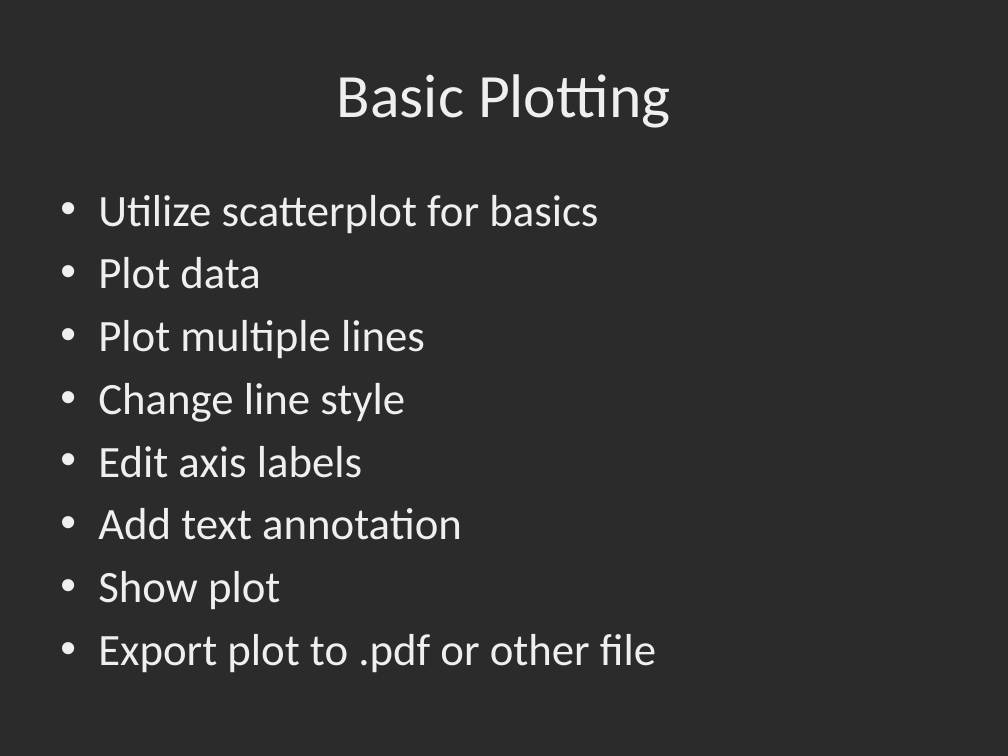
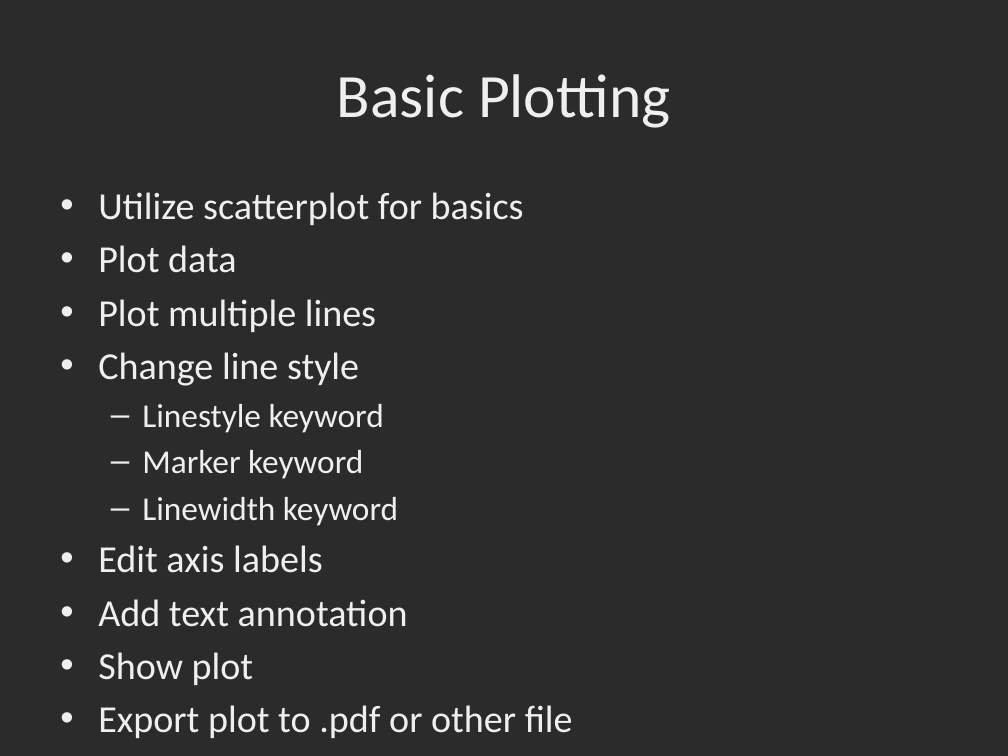
Before and after one commit to dbowmans46/PracticalProgramming, a slide deck: slide 3 of Session 7 - Python/Instructional Material/Session 7 - Python Plotting with MatPlotLib.pptx. Drawn at 1008x756 pixels with LibreOffice and Linux fonts; fonts in the diff are those of the drawing; background and template pictures are left out; a plain dark background stands for a picture behind light text. Boxes give left, top, right and bottom in pixels: in the first picture for what was removed or moved away, otherwise in the second. Text is boxed around its words. In the diff, an @@ line names an element or a change of style, - is before the commit and + after.

Commit message:
Added line styling details.

```diff
--- a/Session 7 - Python/Instructional Material/Session 7 - Python Plotting with MatPlotLib.pptx
+++ b/Session 7 - Python/Instructional Material/Session 7 - Python Plotting with MatPlotLib.pptx
@@ text at (98, 192, 573, 738): size 32 to 27.2 pt in "Utilize scatterplot for basics", "Plot data", "Plot multiple lines", "Change line style" and 4 more places @@
@@ text at (142, 404, 398, 526): paragraphs added @@
+  – Linestyle keyword
+  – Marker keyword
+  – Linewidth keyword
```
